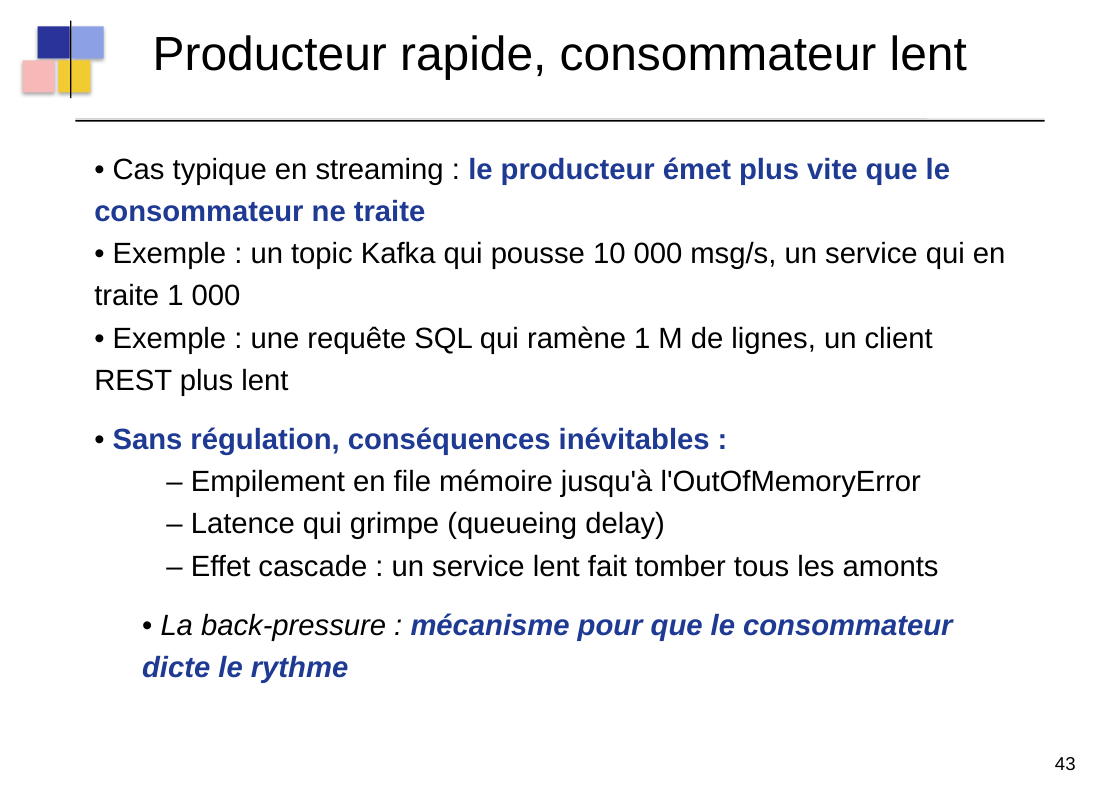
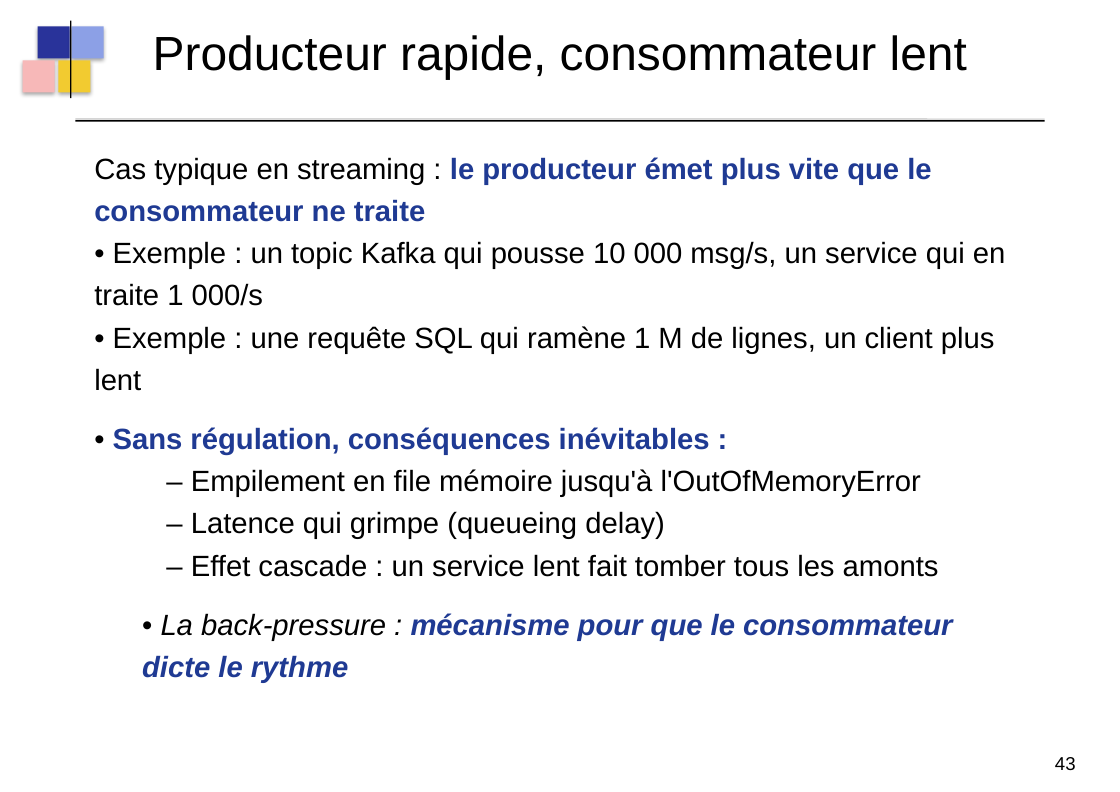
Before and after one commit to dthibau/quarkus-reactive, a slide deck: slide 65 of QuarkusReatcive.odp. Drawn at 1120x792 pixels with LibreOffice and Linux fonts; fonts in the diff are those of the drawing. Boxes give left, top, right and bottom in pixels: in the first picture for what was removed or moved away, otherwise in the second. Text is boxed around its words. In the diff, an @@ line names an element or a change of style, - is before the commit and + after.

```diff
--- a/QuarkusReatcive.odp
+++ b/QuarkusReatcive.odp
@@ text at <box>94,157,1006,391</box>: text changed @@
-• Cas typique en streaming : le producteur émet plus vite que le consommateur ne traite
-• Exemple : un topic Kafka qui pousse 10 000 msg/s, un service qui en traite 1 000
-• Exemple : une requête SQL qui ramène 1 M de lignes, un client REST plus lent
+Cas typique en streaming : le producteur émet plus vite que le consommateur ne traite
+• Exemple : un topic Kafka qui pousse 10 000 msg/s, un service qui en traite 1 000/s
+• Exemple : une requête SQL qui ramène 1 M de lignes, un client plus lent
```
Also in this commit, not shown: 27 other slides changed, 2 slides added, 7 other files.
